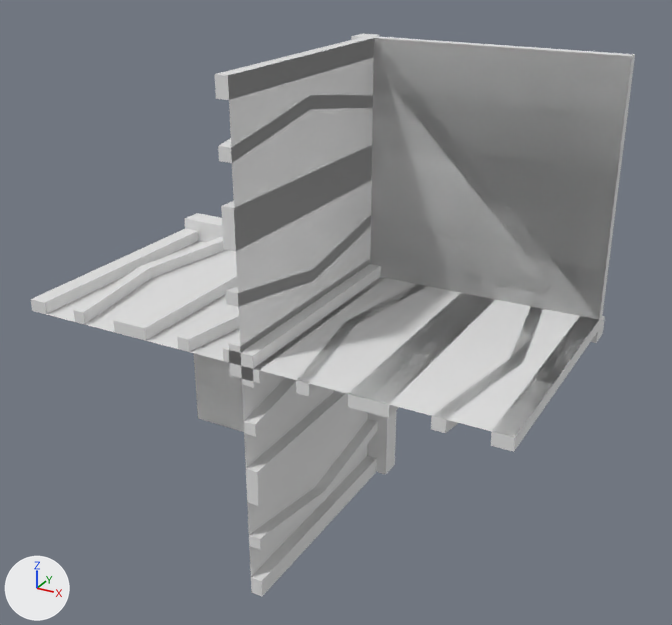
The OBJ model Data/bmc/tiles/t_144.obj: old version first, new version second.
Rendered twice from a 50 mm lens placed at (0.85, -1.701, 0.742), pointed at (0.013, -0.178, -0.019). Arrows for +X, +Y and +Z are at lower left; the lights stay in place. Where no turn or scale is listed for an object, it has been applied to the vertices.

The scene before the commit, as lines of its bpy script (objects in view):
```python
me_t_144 = bpy.data.meshes.new('t_144')
me_t_144.from_pydata(...)  # 290 vertices, 532 faces; spans x -0.5..0.5, y -0.5..0.05, z -0.5..0.5
ob_t_144 = bpy.data.objects.new('t_144', me_t_144)
ob_t_144.location = (0.0, 0.0, 0.0)
```
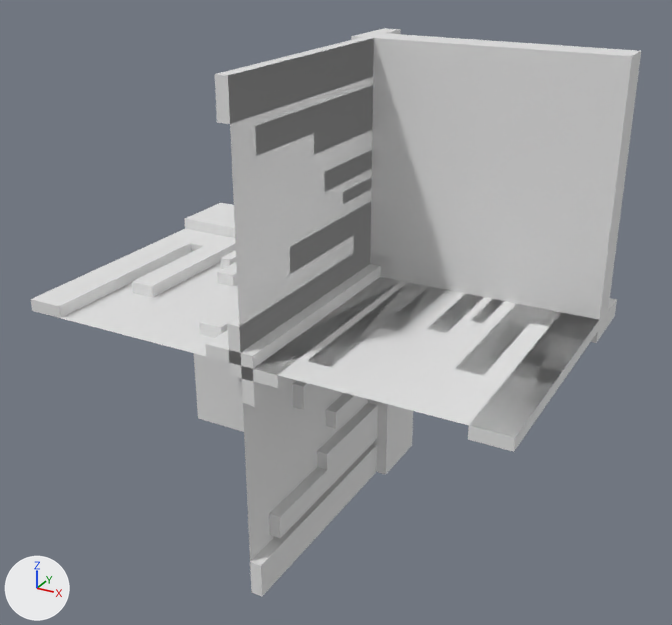
The change, as a list of edits to the scene's bpy script:
```text
Change me_t_144:
    used by ob_t_144; location = (0.0, 0.0, 0.0)
    remove me_t_144.from_pydata(...)  # 290 vertices, 532 faces; spans x -0.5..0.5, y -0.5..0.05, z -0.5..0.5
    add me_t_144.from_pydata(...)  # 250 vertices, 432 faces; spans x -0.5..0.5, y -0.5..0.15, z -0.5..0.5
    me_t_144 part 1: a new loose piece, a box spanning x -0.025..0.0, y -0.126..0.0, z 0.193..0.218
    me_t_144 part 2: a new loose piece, a box spanning x 0.0..0.025, y -0.2..0.0, z -0.277..-0.237
    me_t_144 part 3: a new loose piece, a box spanning x 0.282..0.307, y -0.126..0.0, z -0.025..0.0
    me_t_144 part 4: a new loose piece, a box spanning x -0.307..-0.282, y -0.126..0.0, z 0.0..0.025
    me_t_144 part 5: a new loose piece, a box spanning x 0.223..0.263, y -0.2..0.0, z -0.025..0.0
    me_t_144 part 6: a new loose piece, a box spanning x -0.263..-0.223, y -0.2..0.0, z 0.0..0.025
    me_t_144 part 7: the loose piece of 20 vertices spanning x 0.0..0.025, y -0.5..0.0, z -0.429..-0.362 is rebuilt with 14 vertices and now spans x 0.0..0.025, y -0.429..0.0, z -0.408..-0.318
    me_t_144 part 8: the loose piece of 20 vertices spanning x 0.071..0.138, y -0.5..0.0, z -0.025..0.0 is rebuilt with 14 vertices and now spans x 0.092..0.182, y -0.429..0.0, z -0.025..0.0
    me_t_144 part 9: the loose piece of 20 vertices spanning x -0.138..-0.071, y -0.5..0.0, z 0.0..0.025 is rebuilt with 14 vertices and now spans x -0.182..-0.092, y -0.429..0.0, z 0.0..0.025
    me_t_144 part 10: the loose piece of 20 vertices spanning x -0.025..0.0, y -0.5..0.0, z 0.363..0.429 is rebuilt with 14 vertices and now spans x -0.025..0.0, y -0.429..0.0, z 0.318..0.408
    me_t_144 part 11: the loose piece of 12 vertices spanning x 0.213..0.287, y -0.5..0.0, z -0.025..0.0 is deleted
    me_t_144 part 12: the loose piece of 12 vertices spanning x 0.0..0.025, y -0.5..0.0, z -0.287..-0.212 is deleted
    me_t_144 part 13: the loose piece of 12 vertices spanning x -0.025..0.0, y -0.5..0.0, z 0.213..0.288 is deleted
    me_t_144 part 14: the loose piece of 12 vertices spanning x -0.287..-0.213, y -0.5..0.0, z 0.0..0.025 is deleted
    me_t_144 part 15: 132 vertices removed from x -0.5..0.5, y -0.5..0.05, z -0.5..0.5; 100 vertices added at x -0.5..0.5, y -0.5..0.15, z -0.5..0.5
```

Boxes [x1, y1, x2, y2] around the edits, measured in the pictures (672 x 625 px; the box of a moved part takes in the faces that stretch with it):
't_144', reshaped
    before: [31, 34, 635, 596]
    after: [31, 28, 641, 596]
part 1 of me_t_144, added
    after: [343, 177, 372, 204]
part 2 of me_t_144, added
    after: [326, 393, 367, 429]
part 3 of me_t_144, added
    after: [472, 299, 504, 323]
part 4 of me_t_144, added
    after: [221, 250, 236, 269]
part 5 of me_t_144, added
    after: [428, 294, 484, 332]
part 6 of me_t_144, added
    after: [217, 262, 237, 286]
part 7 of me_t_144, rebuilt (15% narrower)
    before: [249, 419, 377, 550]
    after: [269, 403, 378, 538]
part 8 of me_t_144, rebuilt
    before: [296, 284, 427, 396]
    after: [307, 282, 446, 367]
part 9 of me_t_144, rebuilt
    before: [177, 309, 239, 352]
    after: [199, 299, 239, 338]
part 10 of me_t_144, rebuilt
    before: [218, 95, 373, 163]
    after: [255, 85, 373, 155]
part 11 of me_t_144, deleted
    before: [348, 293, 494, 418]
part 12 of me_t_144, deleted
    before: [246, 391, 360, 506]
part 13 of me_t_144, deleted
    before: [221, 146, 372, 251]
part 14 of me_t_144, deleted
    before: [113, 255, 237, 341]
part 15 of me_t_144, moved or reshaped
    before: [31, 34, 635, 596]
    after: [31, 28, 641, 596]
